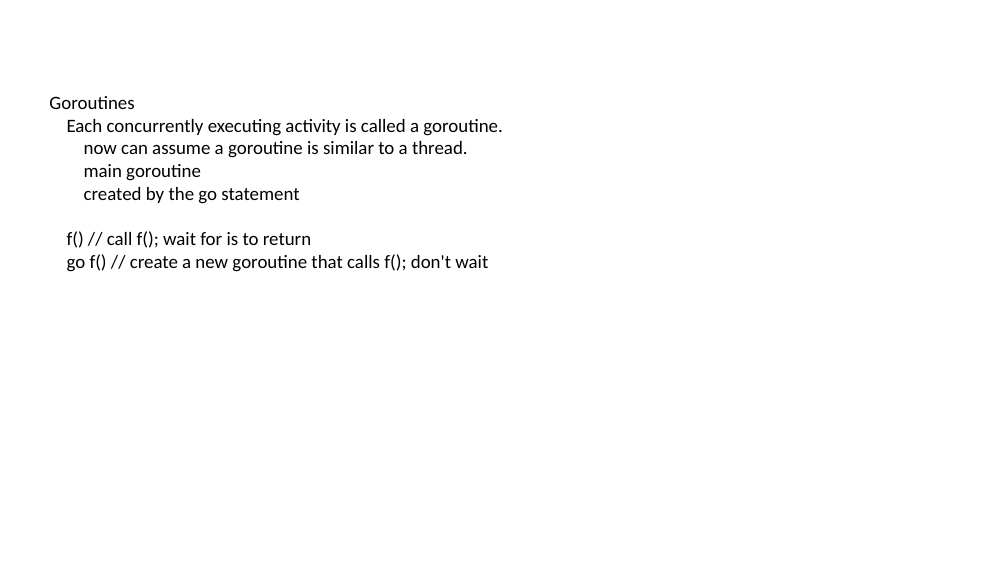
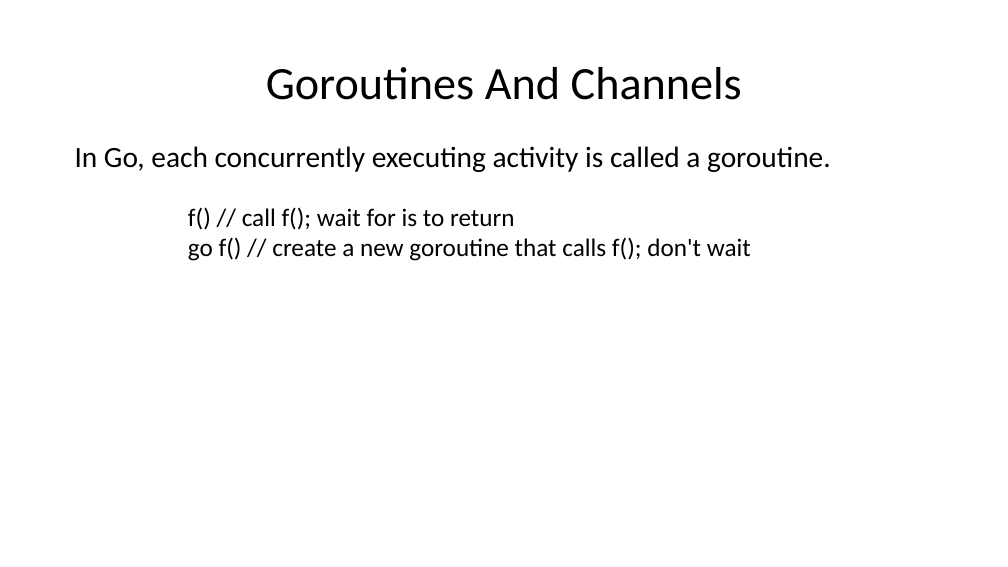
Before and after one commit to bowenchen6/golang-session, a slide deck: slide 10 of Go Language Sharing.pptx (slide 18 before the commit). Drawn at 1008x567 pixels with LibreOffice and Linux fonts; fonts in the diff are those of the drawing. Boxes give left, top, right and bottom in pixels: in the first picture for what was removed or moved away, otherwise in the second. Text is boxed around its words. In the diff, an @@ line names an element or a change of style, - is before the commit and + after.

```diff
--- a/Go Language Sharing.pptx
+++ b/Go Language Sharing.pptx
@@ title added at (x1=266, y1=67, x2=742, y2=100), 44 pt, text #000000 @@
+Goroutines And Channels
@@ text "In Go, each concurrently executing ..." moved from (x1=49, y1=96, x2=502, y2=272) to (x1=75, y1=146, x2=831, y2=261) @@
@@ text at (x1=75, y1=146, x2=831, y2=172): text changed; size 18 to 28 pt @@
-Goroutines
-Each concurrently executing activity is called a goroutine.
-now can assume a goroutine is similar to a thread.
-main goroutine
-created by the go statement
+In Go, each concurrently executing activity is called a goroutine.
@@ text at (x1=188, y1=207, x2=751, y2=261): size 18 to 24 pt in "f() // call f(); wait for is ...", "go f() // create a new goroutine ..."; list level 1 to 2 in "f() // call f(); wait ..."; line spacing 1 to 0.8; list level 1 to 2 in "go f() // create a ..." @@
```
Also in this commit, not shown: 4 other slides changed, 14 slides added, 16 slides removed, 1 other file.
